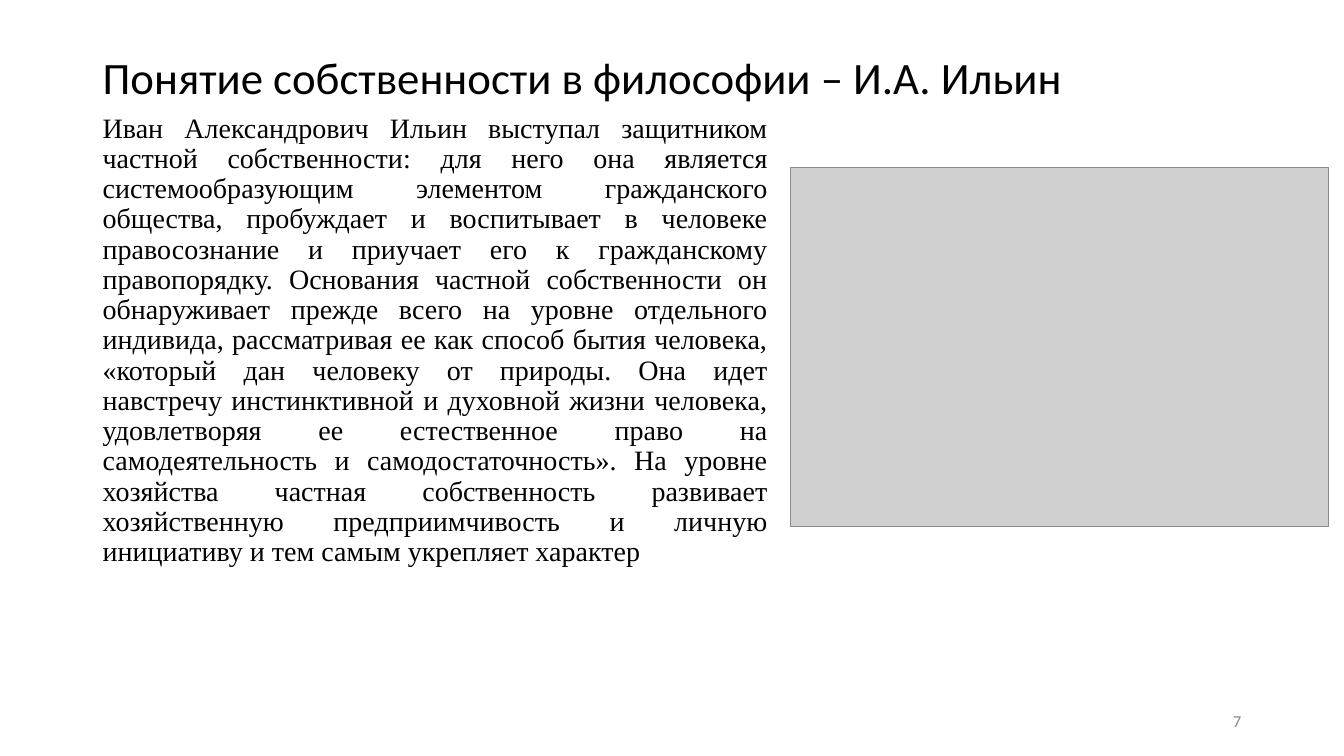
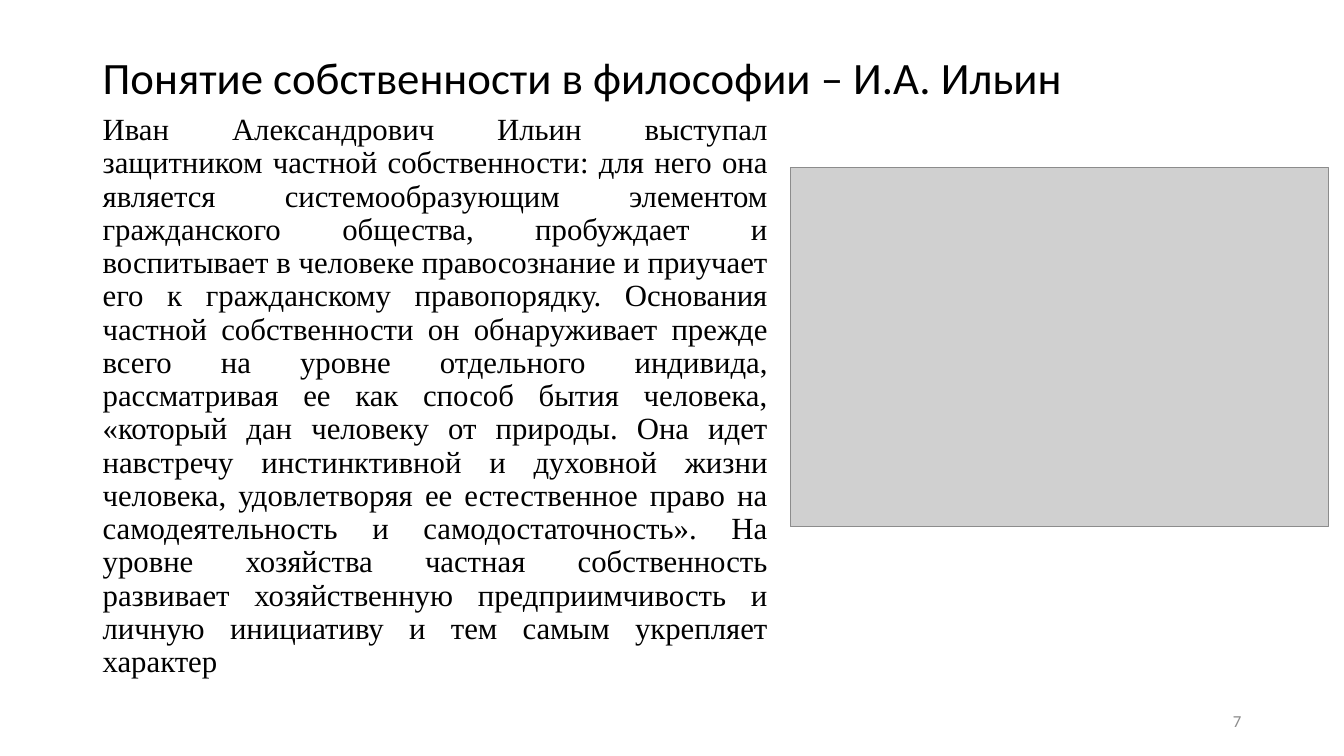
Before and after one commit to JacKira/UpLift_CandidateDegree, a slide deck: slide 7 of Философия/Выступление/Презентация Фейзуллин М8О-104А-23.pptx. Drawn at 1344x756 pixels with LibreOffice and Linux fonts; fonts in the diff are those of the drawing; grey boxes stand for pictures. Boxes give left, top, right and bottom in pixels: in the first picture for what was removed or moved away, otherwise in the second. Text is boxed around its words. In the diff, an @@ line names an element or a change of style, - is before the commit and + after.

```diff
--- a/Философия/Выступление/Презентация Фейзуллин М8О-104А-23.pptx
+++ b/Философия/Выступление/Презентация Фейзуллин М8О-104А-23.pptx
@@ text "Иван Александрович Ильин выступал защитником ..." at (x1=103, y1=119, x2=768, y2=645): size 20 to 22 pt @@
```
Also in this commit, not shown: 4 other slides changed, 5 slides added, 1 slide removed.
